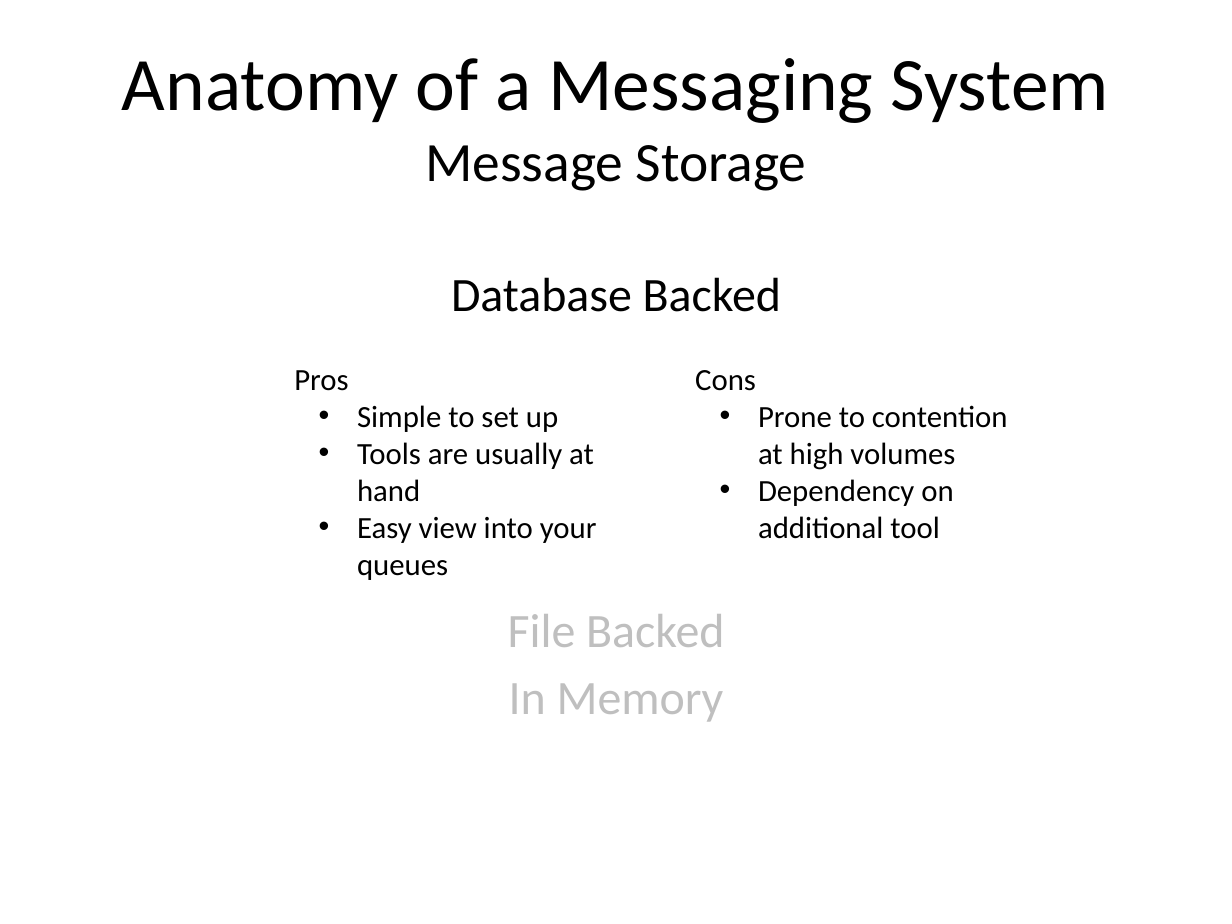
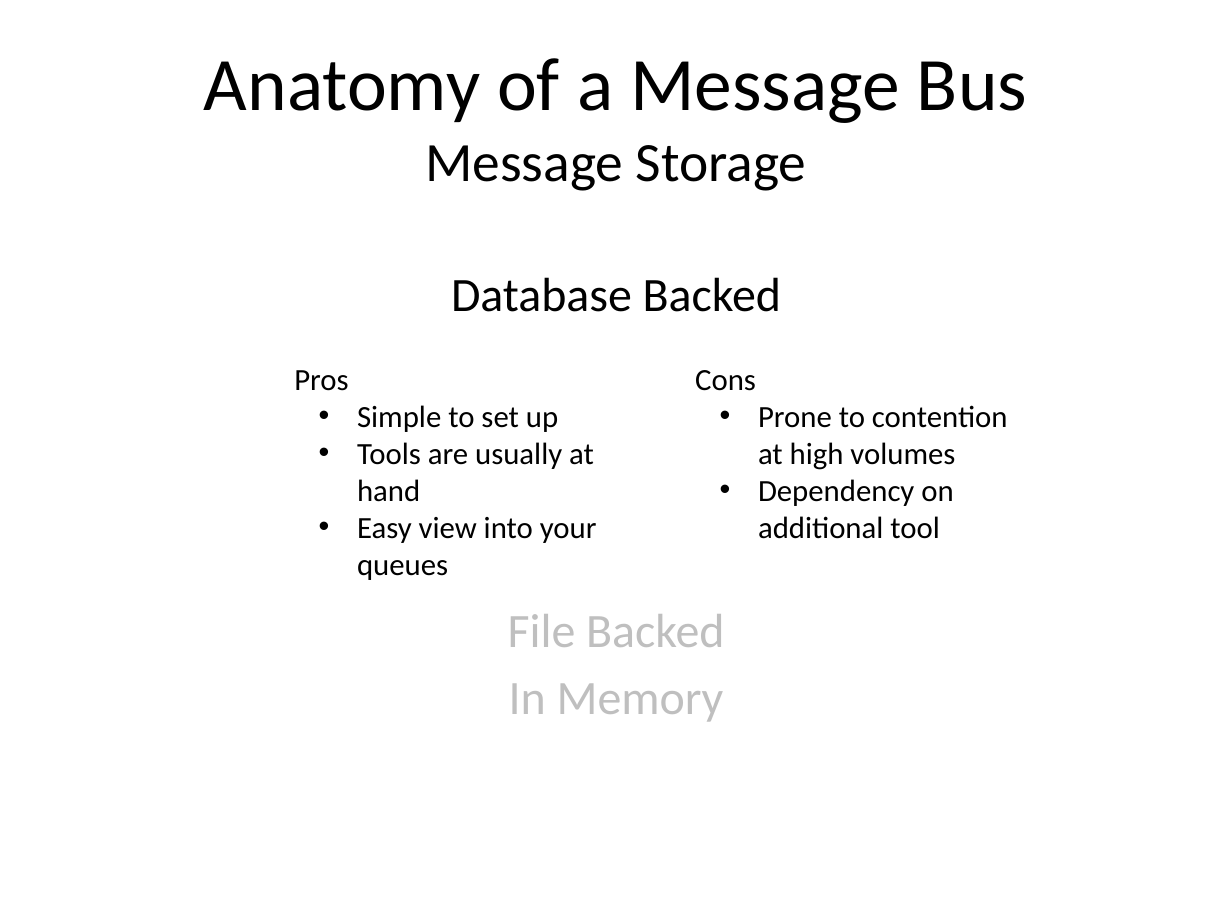
Before and after one commit to meadoch1/practical_messaging, a slide deck: slide 22 of Practical Messaging.pptx (slide 18 before the commit). Drawn at 1232x924 pixels with LibreOffice and Linux fonts; fonts in the diff are those of the drawing. Boxes give left, top, right and bottom in pixels: in the first picture for what was removed or moved away, otherwise in the second. Text is boxed around its words. In the diff, an @@ line names an element or a change of style, - is before the commit and + after.

```diff
--- a/Practical Messaging.pptx
+++ b/Practical Messaging.pptx
@@ title at (x1=204, y1=58, x2=1027, y2=191): text changed @@
-Anatomy of a Messaging System
-Message Storage
+Anatomy of a Message Bus
+Message Storage
```
Also in this commit, not shown: 23 other slides changed, 7 slides added, 1 other file.
